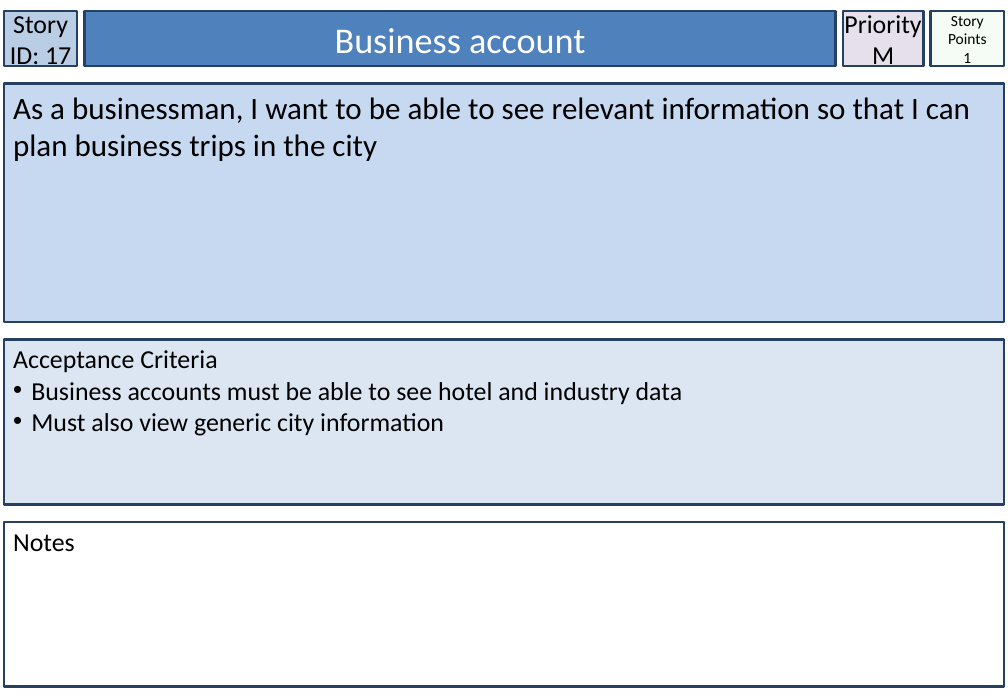
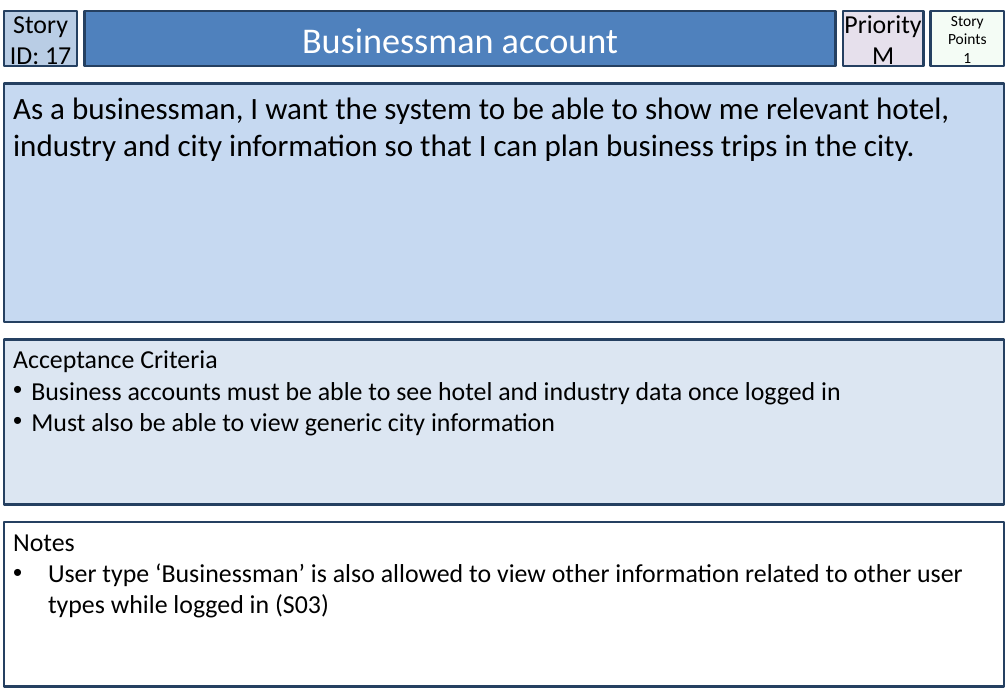
Before and after one commit to Nagarius/Phoenix, a slide deck: slide 18 of StoryCards_Smart_City_TeamPhoenix.pptx. Drawn at 1008x698 pixels with LibreOffice and Linux fonts; fonts in the diff are those of the drawing. Boxes give left, top, right and bottom in pixels: in the first picture for what was removed or moved away, otherwise in the second. Text is boxed around its words. In the diff, an @@ line names an element or a change of style, - is before the commit and + after.

```diff
--- a/StoryCards_Smart_City_TeamPhoenix.pptx
+++ b/StoryCards_Smart_City_TeamPhoenix.pptx
@@ text in rectangle at <box>302,28,618,54</box>: text changed @@
-Business account
+Businessman account
@@ text in rectangle at <box>13,97,949,161</box>: text changed @@
-As a businessman, I want to be able to see relevant information so that I can plan business trips in the city
+As a businessman, I want the system to be able to show me relevant hotel, industry and city information so that I can plan business trips in the city.
@@ text in rectangle at <box>31,382,841,436</box>: text changed @@
-• Business accounts must be able to see hotel and industry data
-• Must also view generic city information
+• Business accounts must be able to see hotel and industry data once logged in
+• Must also be able to view generic city information
@@ text in rectangle at <box>48,563,963,618</box>: paragraph added @@
+• User type ‘Businessman’ is also allowed to view other information related to other user types while logged in (S03)
```
Also in this commit, not shown: 29 other slides changed, 1 slide added.
